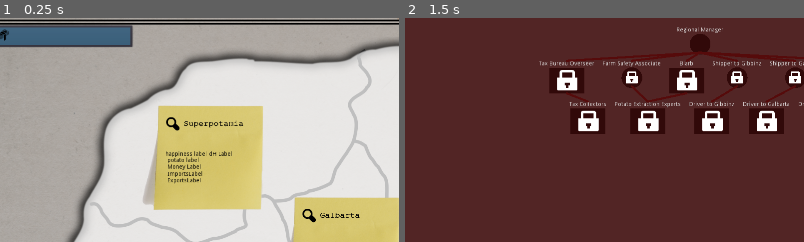
Above: before the commit, frames 1-2 (left to right).
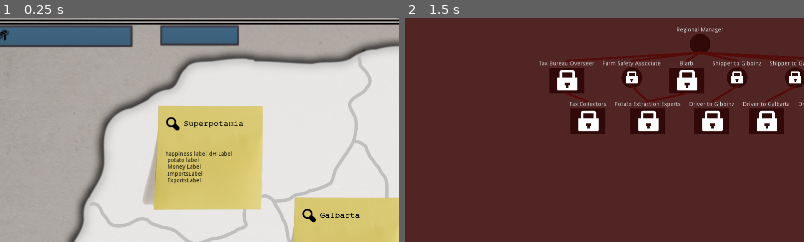
Above: after the commit, the same moments.

Repository: poohshoes/GMTK2020
Game: Godot game, scene res://World.tscn
Same seed, same stepped clock (60 frames per second), same inputs: the game is played once before the commit and once after it.
Inputs:
- Up to frame 1 (0.25 s): no input
- Up to frame 2 (1.5 s): click "Superpotamia" at 0.5 s; click "Gibbinz" at 1.25 s
The pictures show only the part of the screen within x 4-54%, y 0-50%; the shares and areas given below are measured in that part.

The runs differ from the first frame. In frame 1, 1.9% of the frame differs, in the area x 40-60%, y 3-13%; in frame 2, nothing differs.

Commit message:
Added events and messaging skeleton.

Diff:
--- /dev/null
+++ b/MessageLabel.gd
@@ -0,0 +1,4 @@
+extends Label
+
+func show_message(text):
+	set_text(text)
--- a/World.gd
+++ b/World.gd
@@ -42,6 +42,7 @@
 	$ResourcesPanel/MarginContainer/HBoxContainer/MoneyLabel.set_money(money)
 	action += 1
 	$ResourcesPanel/MarginContainer/HBoxContainer/TurnLabel.set_tick(action)
+	check_events()
 
 
 func setup_region_jobs(region):
@@ -52,3 +53,17 @@
 	region.regionJobs = regionJob
 	regionJobs.append(regionJob)
 	regionJob.setup(region.region_id)
+
+func check_game_state():
+	pass # Check if game is over
+
+func check_events():
+	# Take the tick and see what we can do
+	if action == 2:
+		show_message("A wild event appeared! Wow! You're bananas")
+
+	if action == 3:
+		show_message("You're so screwed")
+
+func show_message(text):
+	$MessagePanel/MarginContainer2/MessageLabel.show_message(text)
--- a/World.tscn
+++ b/World.tscn
@@ -10,6 +10,7 @@
 [ext_resource path="res://Resources/Money.png" type="Texture" id=8]
 [ext_resource path="res://Font/10CentSoviet32.tres" type="DynamicFontData" id=9]
 [ext_resource path="res://WelcomePanel.gd" type="Script" id=10]
+[ext_resource path="res://MessageLabel.gd" type="Script" id=11]
 
 [sub_resource type="DynamicFont" id=1]
 size = 32
@@ -78,31 +79,69 @@
 [node name="TurnLabel" type="Label" parent="ResourcesPanel/MarginContainer/HBoxContainer"]
 margin_left = 36.0
 margin_top = 1.0
-margin_right = 157.0
+margin_right = 156.0
 margin_bottom = 39.0
 custom_fonts/font = SubResource( 1 )
 custom_colors/font_color = Color( 1, 1, 1, 1 )
-text = "Turn: 8"
+text = "Turn: 0"
 script = ExtResource( 6 )
 __meta__ = {
 "_edit_use_anchors_": false
 }
 
 [node name="MoneyIcon" type="TextureRect" parent="ResourcesPanel/MarginContainer/HBoxContainer"]
-margin_left = 161.0
-margin_right = 193.0
+margin_left = 160.0
+margin_right = 192.0
 margin_bottom = 41.0
 texture = ExtResource( 8 )
 
 [node name="MoneyLabel" type="Label" parent="ResourcesPanel/MarginContainer/HBoxContainer"]
-margin_left = 197.0
+margin_left = 196.0
 margin_top = 1.0
-margin_right = 359.0
+margin_right = 358.0
 margin_bottom = 39.0
 custom_fonts/font = SubResource( 3 )
 text = "Money: 10"
 valign = 1
 script = ExtResource( 5 )
+__meta__ = {
+"_edit_use_anchors_": false
+}
+
+[node name="MessagePanel" type="PanelContainer" parent="."]
+margin_left = 462.686
+margin_top = 16.0
+margin_right = 654.686
+margin_bottom = 68.0
+__meta__ = {
+"_edit_use_anchors_": false
+}
+
+[node name="MarginContainer2" type="MarginContainer" parent="MessagePanel"]
+margin_left = 7.0
+margin_top = 7.0
+margin_right = 185.0
+margin_bottom = 45.0
+size_flags_horizontal = 3
+
+[node name="MessageLabel" type="Label" parent="MessagePanel/MarginContainer2"]
+margin_right = 178.0
+margin_bottom = 38.0
+custom_fonts/font = SubResource( 1 )
+custom_colors/font_color = Color( 1, 1, 1, 1 )
+text = "[Message]"
+align = 1
+script = ExtResource( 11 )
+__meta__ = {
+"_edit_use_anchors_": false
+}
+
+[node name="Background2" type="ColorRect" parent="MessagePanel"]
+margin_left = 7.0
+margin_top = 7.0
+margin_right = 185.0
+margin_bottom = 45.0
+color = Color( 0.258824, 0.737255, 1, 0.305882 )
 __meta__ = {
 "_edit_use_anchors_": false
 }
Not shown: 1 places in World.tscn that only renumber resources
